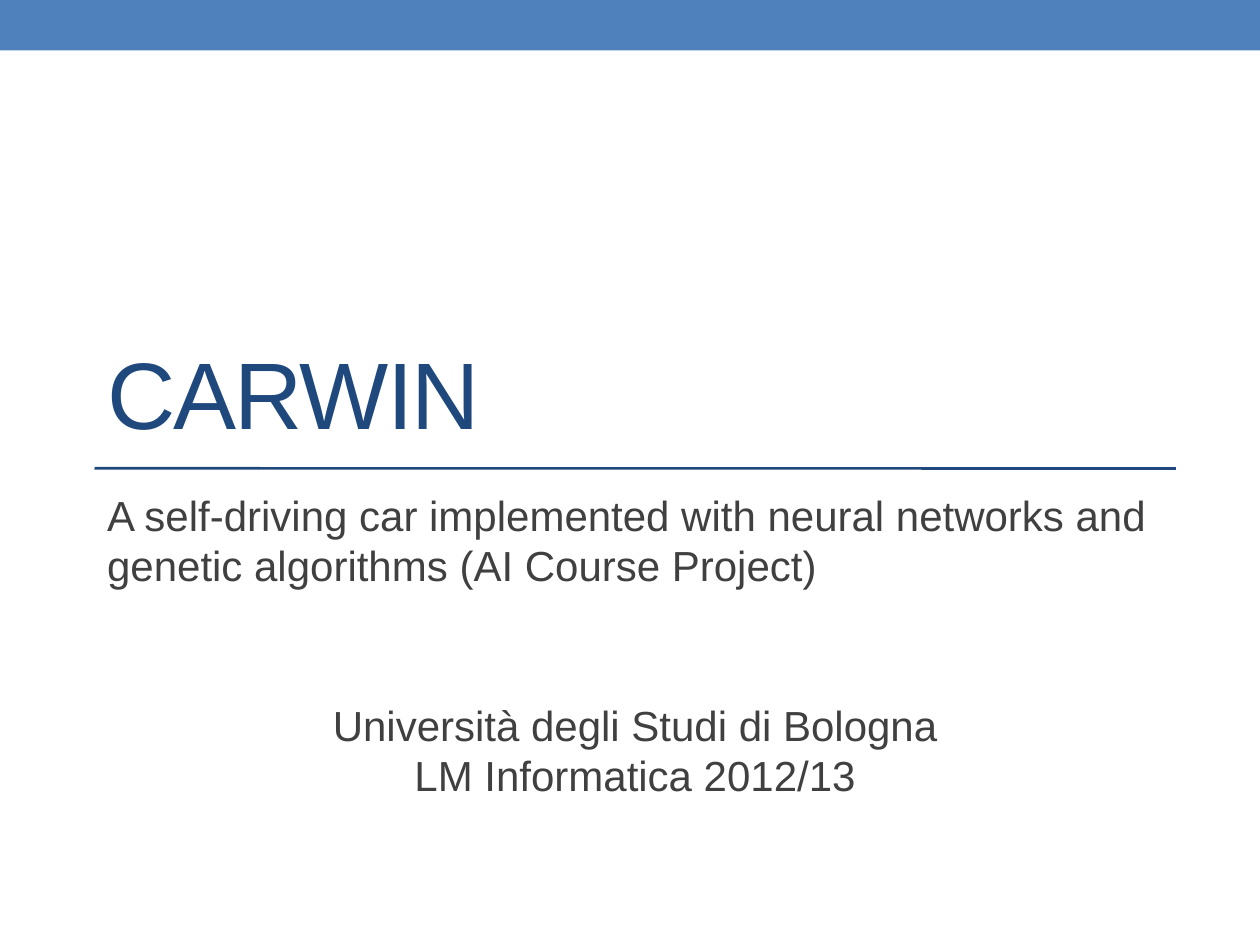
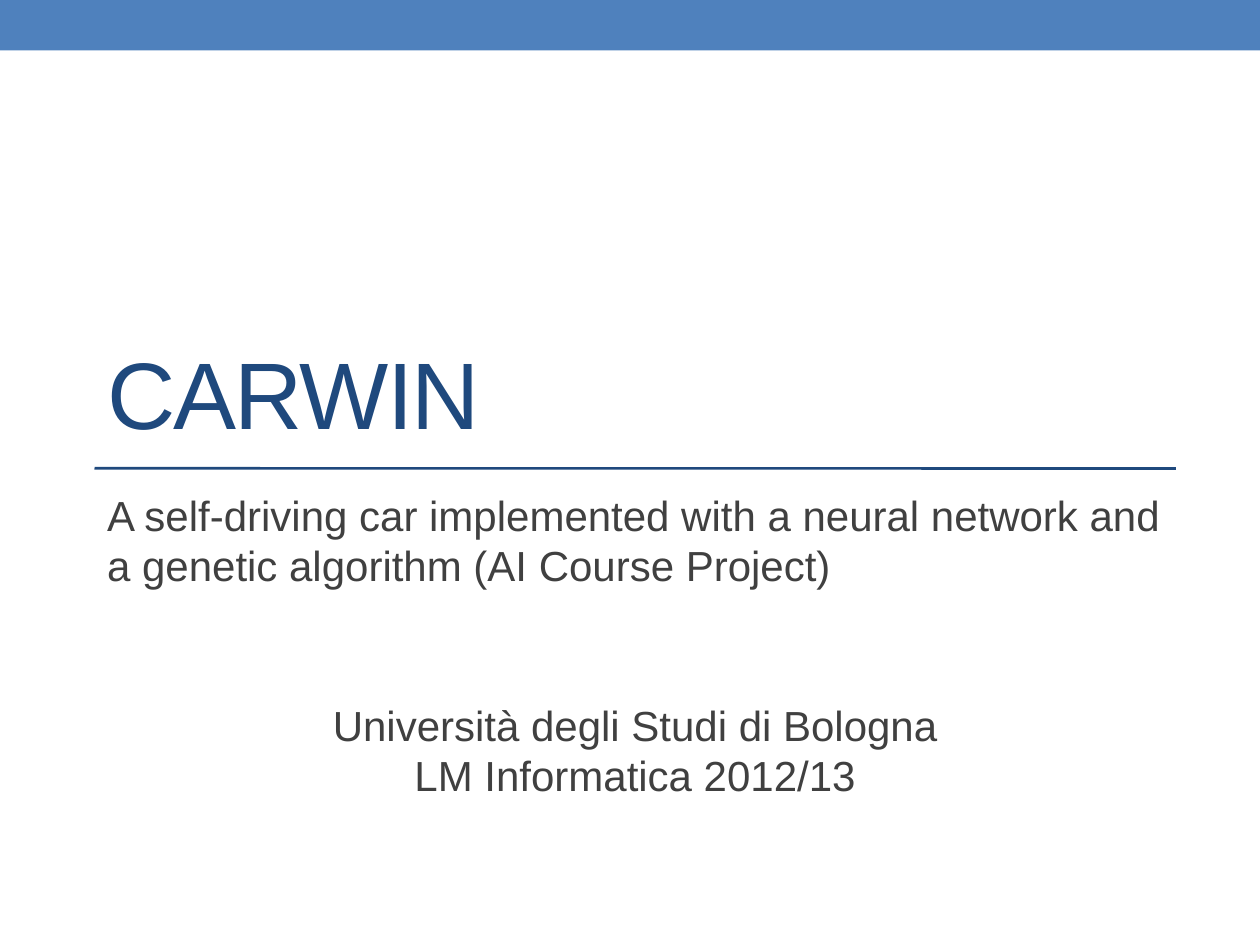
Before and after one commit to alessandrofrancesconi/carwin, a slide deck: slide 24 of presentation.pptx (slide 23 before the commit). Drawn at 1260x945 pixels with LibreOffice and Linux fonts; fonts in the diff are those of the drawing. Boxes give left, top, right and bottom in pixels: in the first picture for what was removed or moved away, otherwise in the second. Text is boxed around its words. In the diff, an @@ line names an element or a change of style, - is before the commit and + after.

```diff
--- a/presentation.pptx
+++ b/presentation.pptx
@@ subtitle at <box>107,500,1160,590</box>: text changed @@
-A self-driving car implemented with neural networks and genetic algorithms (AI Course Project)
+A self-driving car implemented with a neural network and a genetic algorithm (AI Course Project)
```
Also in this commit, not shown: 6 other slides changed, 3 slides added, 1 other file.
